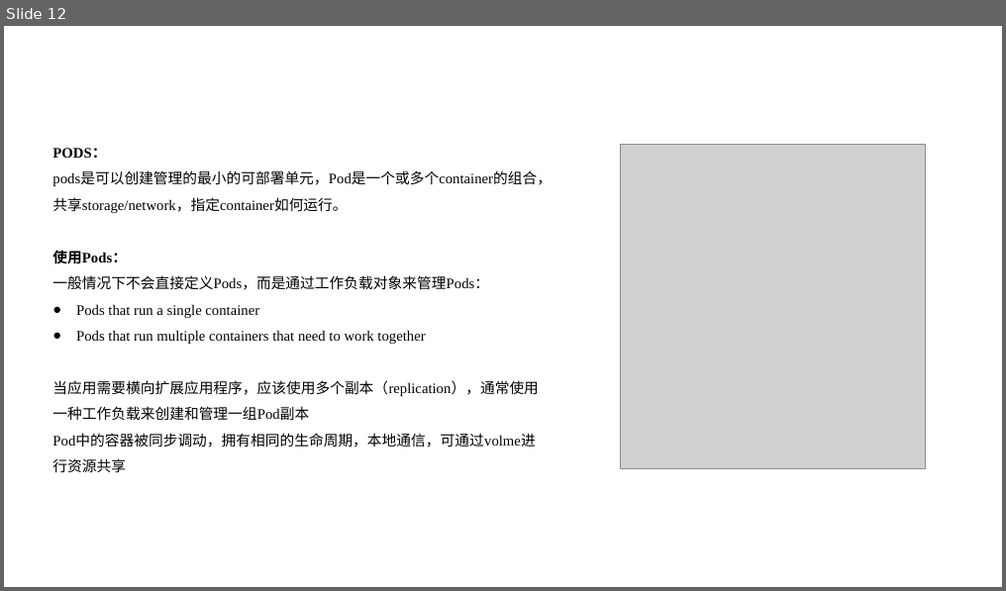
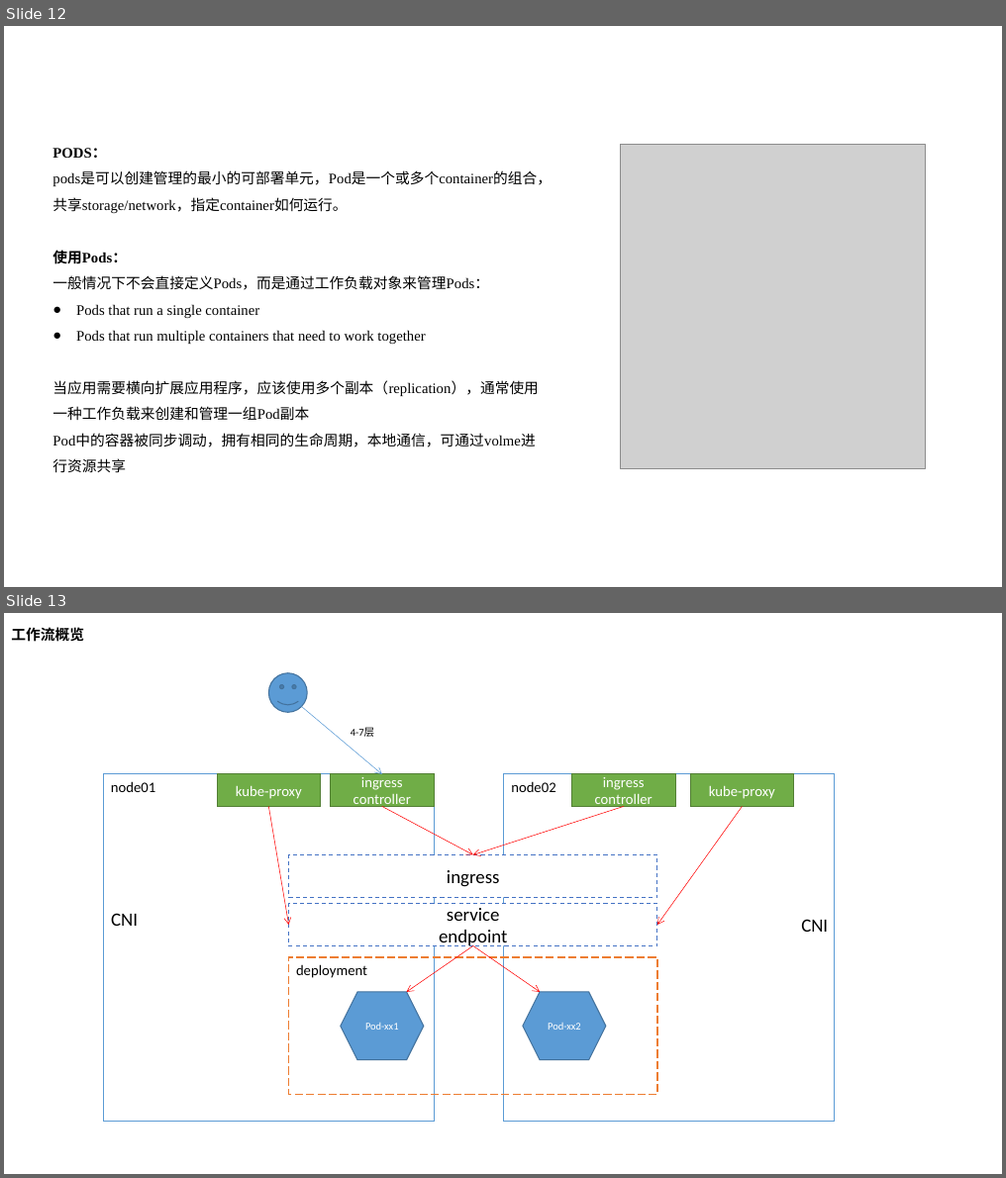
Before and after one commit to nutionMedivn/Kubernetes-training-camp, a slide deck: 基础/008-鸟瞰kubernetes.pptx. Shown one above the other, each under a label of ours: slide 12 before the commit, slides 12 and 13 after it. The pictures are 1006x591 and 1006x1178 pixels, drawn with LibreOffice and Linux fonts; fonts in the diff are those of the drawing; grey boxes stand for pictures. Boxes give left, top, right and bottom in pixels: in the first picture for what was removed or moved away, otherwise in the second. Text is boxed around its words. In the diff, an @@ line names an element or a change of style, - is before the commit and + after.

```diff
--- a/基础/008-鸟瞰kubernetes.pptx
+++ b/基础/008-鸟瞰kubernetes.pptx
@@ slide 13 added at bbox=[4, 613, 1002, 1174], background #FFFFFF @@
@@ text added at bbox=[11, 627, 84, 642], 14 pt, text #000000, bold @@
+工作流概览
@@ smiley face added at bbox=[269, 672, 307, 712], fill #5B9BD5, outline #43739E 1 pt @@
@@ arrow added from (302, 707) to (382, 774), #5B9BD5 0.5 pt @@
@@ text added at bbox=[350, 728, 374, 737], 10 pt, text #000000 @@
+4-7层
@@ rectangle added at bbox=[104, 774, 434, 1121], outline #5B9BD5 1 pt @@
@@ text added at bbox=[111, 781, 155, 792], 14 pt, text #000000 @@
+node01
@@ rectangle added at bbox=[218, 774, 321, 807], fill #70AD47, outline #538035 1 pt, 14 pt, text #FFFFFF @@
+kube-proxy
@@ rectangle added at bbox=[331, 774, 434, 807], fill #70AD47, outline #538035 1 pt, 14 pt, text #FFFFFF @@
+ingress
+controller
@@ rectangle added at bbox=[504, 774, 835, 1121], fill #FFFFFF, outline #5B9BD5 1 pt @@
@@ text added at bbox=[511, 781, 555, 792], 14 pt, text #000000 @@
+node02
@@ rectangle added at bbox=[572, 774, 675, 807], fill #70AD47, outline #538035 1 pt, 14 pt, text #FFFFFF @@
+ingress
+controller
@@ rectangle added at bbox=[690, 774, 794, 807], fill #70AD47, outline #538035 1 pt, 14 pt, text #FFFFFF @@
+kube-proxy
@@ arrow added from (269, 807) to (288, 925), #FF0000 0.5 pt @@
@@ arrow added from (382, 807) to (473, 855), #FF0000 0.5 pt @@
@@ arrow added from (624, 807) to (473, 855), #FF0000 0.5 pt @@
@@ arrow added from (743, 807) to (657, 925), #FF0000 0.5 pt @@
@@ rectangle added at bbox=[288, 855, 657, 897], fill #FFFFFF, outline #4472C4 1 pt dashed, 18 pt, text #000000 @@
+ingress
@@ rectangle added at bbox=[288, 903, 657, 947], fill #FFFFFF, outline #4472C4 1 pt dashed, 18 pt, text #000000 @@
+service
+endpoint
@@ text added at bbox=[111, 913, 138, 926], 18 pt, text #000000 @@
+CNI
@@ text added at bbox=[801, 919, 828, 932], 18 pt, text #000000 @@
+CNI
@@ rectangle added at bbox=[288, 958, 657, 1094], outline #ED7D31 1 pt dashed @@
@@ text added at bbox=[296, 964, 367, 978], 14 pt, text #000000 @@
+deployment
@@ arrow added from (473, 947) to (407, 992), #FF0000 0.5 pt @@
@@ arrow added from (473, 947) to (540, 992), #FF0000 0.5 pt @@
@@ hexagon added at bbox=[341, 992, 424, 1060], fill #5B9BD5, outline #43739E 1 pt, 10 pt, text #FFFFFF @@
+Pod-xx1
@@ hexagon added at bbox=[523, 992, 606, 1060], fill #5B9BD5, outline #43739E 1 pt, 10 pt, text #FFFFFF @@
+Pod-xx2
```
Also in this commit, not shown: 1 other file.
